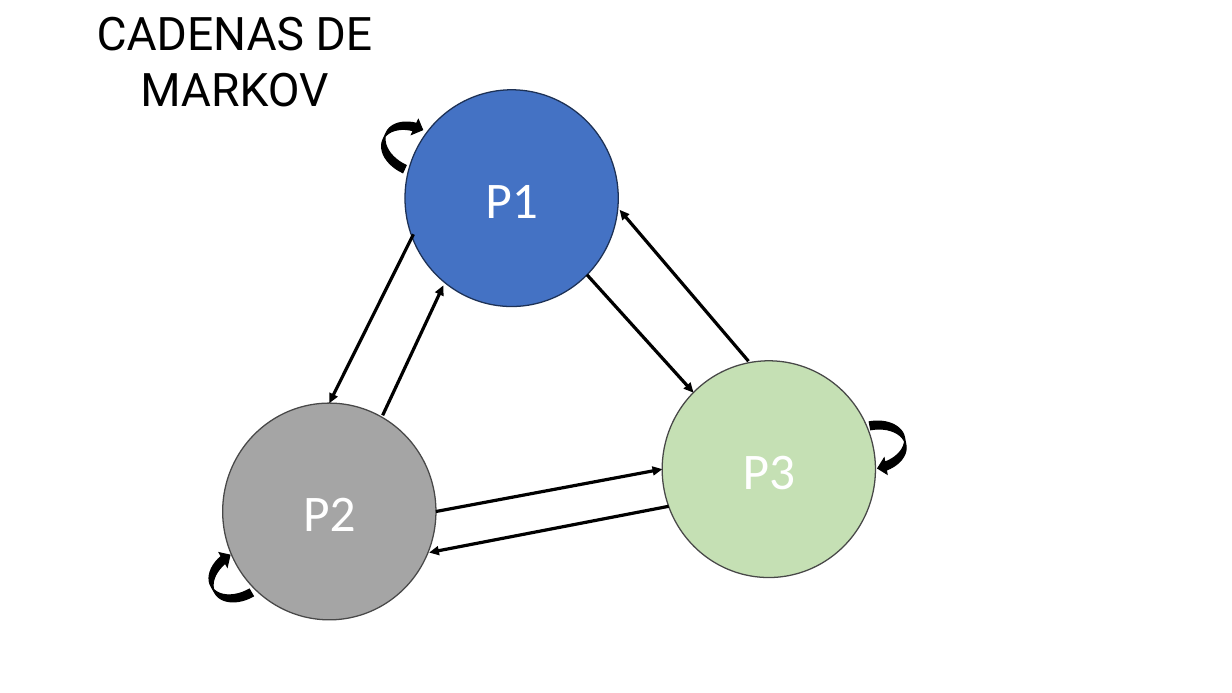
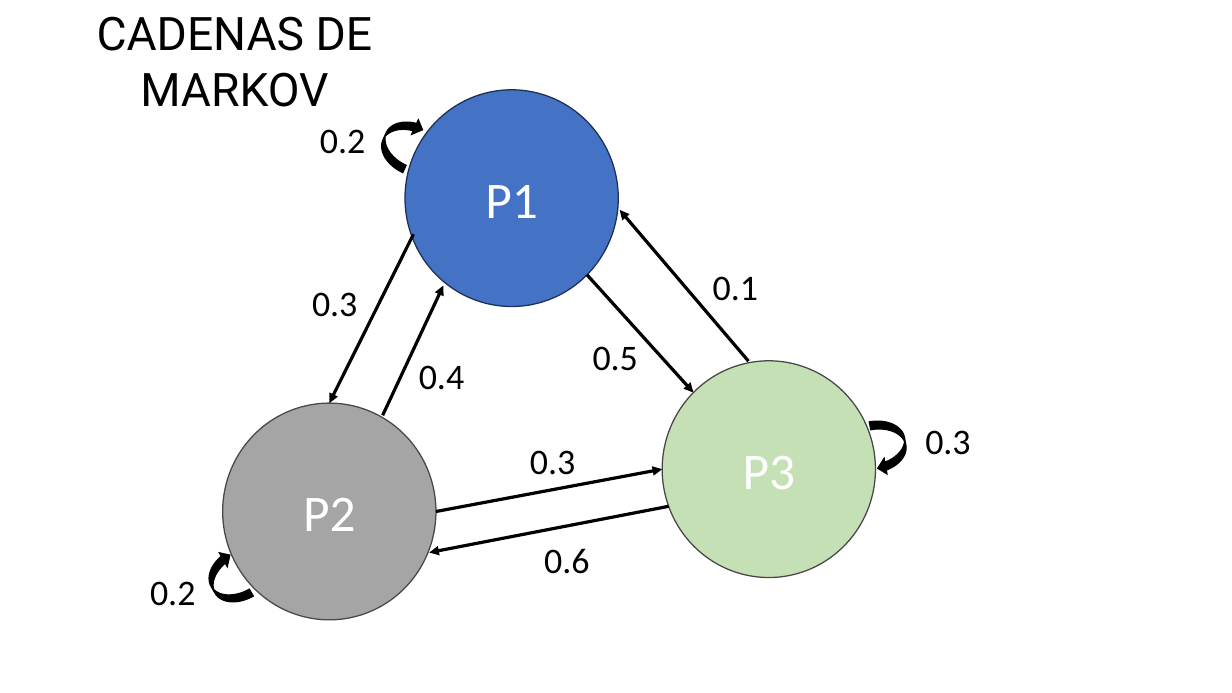
Before and after one commit to ArmandoODV19/model_in_R, a slide deck: slide 3 of cadenas_de_markov/clase_4.pptx. Drawn at 1232x693 pixels with LibreOffice and Linux fonts; fonts in the diff are those of the drawing. Boxes give left, top, right and bottom in pixels: in the first picture for what was removed or moved away, otherwise in the second. Text is boxed around its words. In the diff, an @@ line names an element or a change of style, - is before the commit and + after.

```diff
--- a/cadenas_de_markov/clase_4.pptx
+++ b/cadenas_de_markov/clase_4.pptx
@@ text added at bbox=[320, 129, 365, 154], 28 pt, text #000000 @@
+0.2
@@ text added at bbox=[312, 292, 357, 317], 28 pt, text #000000 @@
+0.3
@@ text added at bbox=[713, 276, 758, 301], 28 pt, text #000000 @@
+0.1
@@ text added at bbox=[593, 346, 638, 371], 28 pt, text #000000 @@
+0.5
@@ text added at bbox=[419, 365, 464, 390], 28 pt, text #000000 @@
+0.4
@@ text added at bbox=[925, 430, 970, 455], 28 pt, text #000000 @@
+0.3
@@ text added at bbox=[530, 450, 575, 475], 28 pt, text #000000 @@
+0.3
@@ text added at bbox=[544, 548, 589, 574], 28 pt, text #000000 @@
+0.6
@@ text added at bbox=[150, 581, 195, 606], 28 pt, text #000000 @@
+0.2
```
Also in this commit, not shown: 6 slides added, 1 other file.
